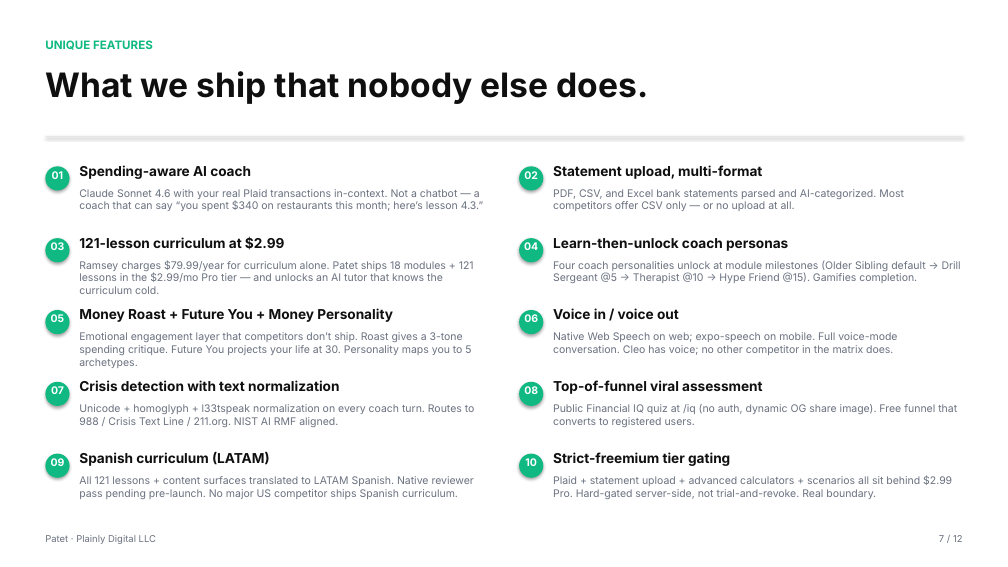
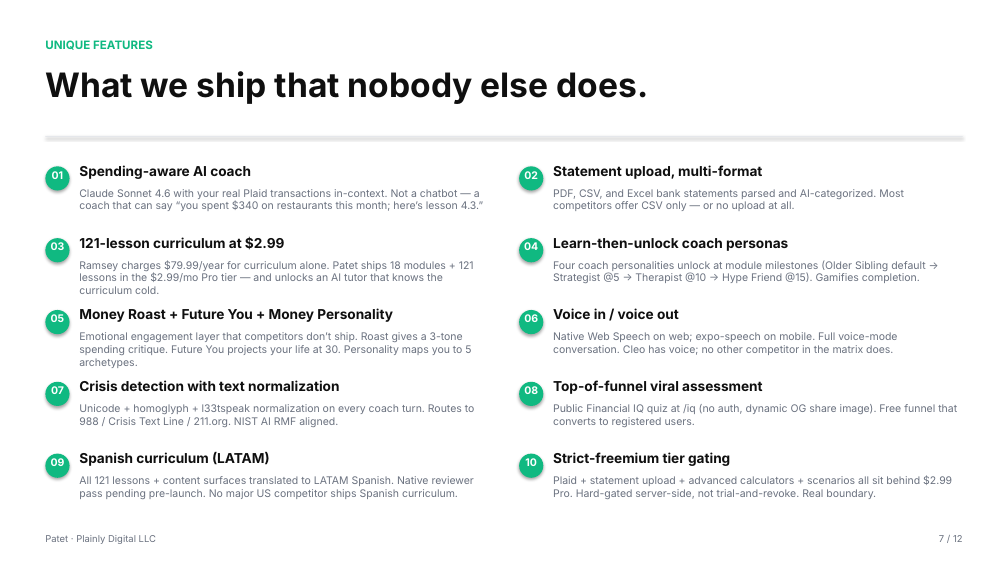
Before and after one commit to jbrock1981/PlainlyDigital, a slide deck: slide 7 of legal/PATET_PLAID_PARTNERSHIP_DECK.pptx. Drawn at 1008x567 pixels with LibreOffice and Linux fonts; fonts in the diff are those of the drawing. Boxes give left, top, right and bottom in pixels: in the first picture for what was removed or moved away, otherwise in the second. Text is boxed around its words. In the diff, an @@ line names an element or a change of style, - is before the commit and + after.

```diff
--- a/legal/PATET_PLAID_PARTNERSHIP_DECK.pptx
+++ b/legal/PATET_PLAID_PARTNERSHIP_DECK.pptx
@@ text at [553, 260, 925, 283]: text changed @@
-Four coach personalities unlock at module milestones (Older Sibling default → Drill Sergeant @5 → Therapist @10 → Hype Friend @15). Gamifies completion.
+Four coach personalities unlock at module milestones (Older Sibling default → Strategist @5 → Therapist @10 → Hype Friend @15). Gamifies completion.
```
Also in this commit, not shown: 1 other slide changed, 3 other files.
